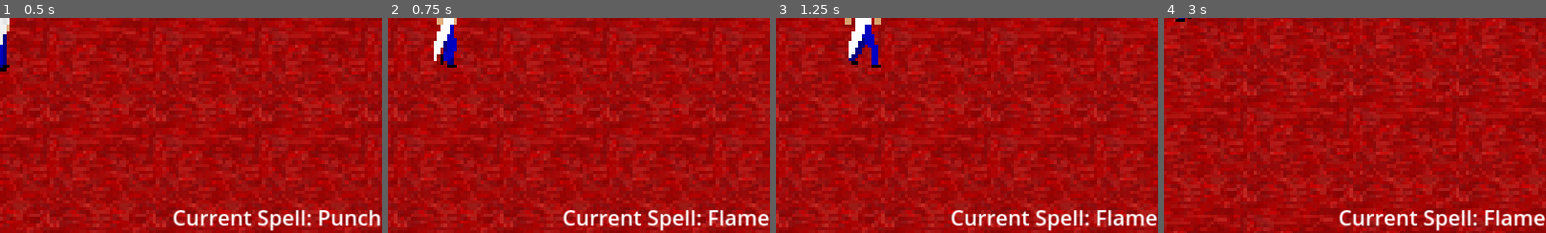
Above: before the commit, frames 1-4 (left to right).
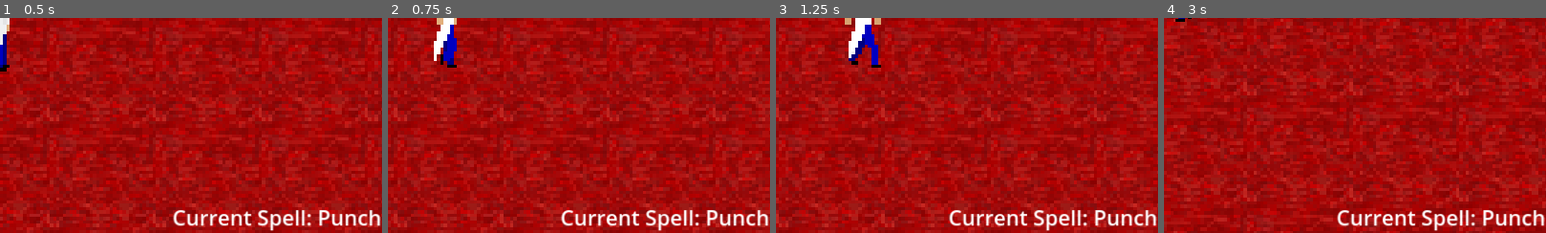
Above: after the commit, the same moments.

Repository: TheFlameFish/HawkesJam-1-Entry
Game: Godot game, scene res://Scenes/main.tscn
The game is run twice, just before and just after one commit, with the same random seed, the same clock (stepped at 60 frames per second) and the same inputs. The engine's default icon, where the game draws it, is replaced by a stand-in: a white triangle on a blue panel in a dark square.
Inputs (mouse positions are % of the whole screen's width and height, from its top left):
- Up to frame 1 (0.5 s): no input
- Up to frame 2 (0.75 s): tap Enter at 0.5 s; move the mouse to (72, 45) at 0.52 s; hold D (move_right) from 0.53 s (still down); tap Mouse wheel up (spell_next) at 0.6 s
- Up to frame 3 (1.25 s): keep holding D (move_right)
- Up to frame 4 (3 s): move the mouse to (30, 55) at 1.27 s; release D (move_right) at 1.28 s; hold S (move_down) 1.28-2.03 s; tap Mouse wheel down (spell_previous) at 1.35 s; move the mouse to (60, 28) at 2.02 s; press the mouse at (60, 28) at 2.03 s; hold D (move_right) 2.03-2.78 s; move the mouse to (45, 70) at 2.77 s; release the mouse at (45, 70) at 2.78 s; hold W (move_up) from 2.78 s (still down); tap Mouse wheel up (spell_next) at 2.85 s
The pictures show only the part of the screen within x 50-100%, y 50-100%; the shares and areas given below are measured in that part.

Frame 1 is identical in both runs. In frame 2, 2.4% of the frame differs, in the area x 45-100%, y 89-100%; in frame 3, 2.4%; in frame 4, 2.4%.

Commit message:
Mostly implemented spell selection ui (currently crashes)

Diff:
--- a/Scenes/main.tscn
+++ b/Scenes/main.tscn
@@ -14,8 +14,9 @@
 [ext_resource type="Texture2D" uid="uid://ckf0urvy84xsh" path="res://Textures/Health Bar Layer 1.png" id="12_y4byk"]
 [ext_resource type="Texture2D" uid="uid://dqydjvb4qikhi" path="res://Textures/ManaBarProgress.png" id="13_5enu5"]
 [ext_resource type="Script" path="res://Scripts/ManaBar.gd" id="14_31fjk"]
-[ext_resource type="Texture2D" uid="uid://beijdr3xo8hyv" path="res://icon.svg" id="15_5175j"]
+[ext_resource type="Texture2D" uid="uid://bb8y3dim0b3ct" path="res://Textures/Selection_Box3.png" id="15_dadcx"]
 [ext_resource type="Script" path="res://Scripts/SpellSelectionUI.gd" id="16_oscjm"]
+[ext_resource type="Texture2D" uid="uid://caqq6xhiuukt1" path="res://Textures/Box.png" id="17_m1opn"]
 
 [sub_resource type="TileSetAtlasSource" id="TileSetAtlasSource_br70j"]
 resource_name = "Flesh Floor Full"
@@ -490,7 +491,7 @@
 offset_right = 212.0
 grow_horizontal = 2
 grow_vertical = 0
-texture = ExtResource("15_5175j")
+texture = ExtResource("15_dadcx")
 script = ExtResource("16_oscjm")
 
 [node name="Control" type="Control" parent="HUD/SpellSelection"]
@@ -501,8 +502,9 @@
 anchor_right = 0.5
 anchor_bottom = 1.0
 offset_left = -212.0
-offset_top = -150.0
+offset_top = -151.0
 offset_right = 212.0
+offset_bottom = -1.0
 grow_horizontal = 2
 grow_vertical = 0
 
@@ -512,13 +514,14 @@
 anchors_preset = 4
 anchor_top = 0.5
 anchor_bottom = 0.5
-offset_left = 15.0
+offset_left = 16.0
 offset_top = -64.0
-offset_right = 143.0
-offset_bottom = 64.0
+offset_right = 48.0
+offset_bottom = -32.0
 grow_vertical = 2
+scale = Vector2(4, 4)
 mouse_default_cursor_shape = 2
-texture_normal = ExtResource("15_5175j")
+texture_normal = ExtResource("17_m1opn")
 
 [node name="Option2" type="TextureButton" parent="HUD/SpellSelection/Control"]
 texture_filter = 1
@@ -535,7 +538,8 @@
 grow_horizontal = 2
 grow_vertical = 2
 mouse_default_cursor_shape = 2
-texture_normal = ExtResource("15_5175j")
+texture_normal = ExtResource("17_m1opn")
+stretch_mode = 0
 
 [node name="Option3" type="TextureButton" parent="HUD/SpellSelection/Control"]
 texture_filter = 1
@@ -545,14 +549,15 @@
 anchor_top = 0.5
 anchor_right = 1.0
 anchor_bottom = 0.5
-offset_left = -143.0
+offset_left = -144.0
 offset_top = -64.0
-offset_right = -15.0
+offset_right = -16.0
 offset_bottom = 64.0
 grow_horizontal = 0
 grow_vertical = 2
 mouse_default_cursor_shape = 2
-texture_normal = ExtResource("15_5175j")
+texture_normal = ExtResource("17_m1opn")
+stretch_mode = 0
 
 [node name="Label" type="Label" parent="HUD/SpellSelection"]
 layout_mode = 1
@@ -568,3 +573,7 @@
 horizontal_alignment = 1
 vertical_alignment = 1
 uppercase = true
+
+[connection signal="pressed" from="HUD/SpellSelection/Control/Option1" to="HUD/SpellSelection" method="_on_option_1_pressed"]
+[connection signal="pressed" from="HUD/SpellSelection/Control/Option2" to="HUD/SpellSelection" method="_on_option_2_pressed"]
+[connection signal="pressed" from="HUD/SpellSelection/Control/Option3" to="HUD/SpellSelection" method="_on_option_3_pressed"]
--- a/Scripts/Flame.gd
+++ b/Scripts/Flame.gd
@@ -55,7 +55,6 @@
 		apply_damage()
 
 	set_range(25 * tier * (mana/50))
-	print(25 * tier * (mana/50))
 
 func apply_damage():
 	var bodies = get_overlapping_bodies()
--- a/Scripts/Punch.gd
+++ b/Scripts/Punch.gd
@@ -31,7 +31,7 @@
 	if !on_cooldown:
 		state_machine.travel("punch")
 		var potential_hits = get_overlapping_bodies()
-		print(potential_hits)
+
 
 		for object in potential_hits:
 			if object.is_in_group("PlayerDamageable") && object.has_method("take_damage"):
--- a/Scripts/SpellSelectionUI.gd
+++ b/Scripts/SpellSelectionUI.gd
@@ -1,13 +1,13 @@
 extends TextureRect
 
-signal spell_selected(spell : String, is_event : bool)
+signal spell_selected(spell : String)
 
 var spells = ["Flame"]
-var isEvent = [false]
+var tiers = [1]
 
-var button1
-var button2
-var button3
+var button1: TextureButton
+var button2: TextureButton
+var button3: TextureButton
 
 var button1_spell
 var button2_spell
@@ -16,9 +16,17 @@
 var normal_pos = Vector2(364,468)
 var vanish_pos = Vector2(364,664)
 
+var random = RandomNumberGenerator.new()
+
 func _ready():
 	visible = false
 	position = vanish_pos
+
+	button1 = $Control/Option1
+	button2 = $Control/Option2
+	button3 = $Control/Option3
+
+
 
 func vanish():
 	var tween = get_tree().create_tween()
@@ -30,5 +38,36 @@
 	var tween = get_tree().create_tween()
 	tween.tween_property(self,"position",normal_pos,0.3).set_trans(Tween.TRANS_SINE)
 
-func updateButton(button : TextureButton, spell : String):
-	pass
+func setup(available_spells: Array,available_spells_tiers: Array):
+	spells = available_spells
+	tiers = available_spells_tiers
+
+	random.randomize()
+
+	button1_spell = random.randi_range(0, (spells.size() - 1))
+	updateButton(button1,spells[button1_spell],tiers[button1_spell])
+
+	button2_spell = random.randi_range(0, (spells.size() - 1))
+	updateButton(button2,spells[button2_spell],tiers[button2_spell])
+
+	button3_spell = random.randi_range(0, (spells.size() - 1))
+	updateButton(button3,spells[button3_spell],tiers[button3_spell])
+
+
+func updateButton(button : TextureButton, spell : String, tier : int):
+	if (spell == "Flame"):
+		button.texture_normal = ResourceLoader.load("res://Textures/spell_icons/Flame_Icon.png")
+		button.tooltip_text = "Active Spell : Tier " + str(tier) + "
+			Holding down the mouse produces a flame that deals damage in a cone.
+			The range and damage is based on tier and mana."
+
+
+
+func _on_option_1_pressed():
+	spell_selected.emit(spells[button1_spell])
+
+func _on_option_2_pressed():
+	spell_selected.emit(spells[button2_spell])
+
+func _on_option_3_pressed():
+	spell_selected.emit(spells[button3_spell])
--- a/Scripts/Wand.gd
+++ b/Scripts/Wand.gd
@@ -1,23 +1,26 @@
 extends Node2D
 
-var obtainedSpells = ["Punch","Flame"]
-var tiers = [0,1]
+var obtainedSpells = ["Punch"]
+var tiers = [1]
+var max_tiers = [1]
 
 var currentSpell = "Punch"
 var currentSpellIndex = 0
 
-var punch_spell
-var flame_spell
+var player : CharacterBody2D
+var punch_spell : Area2D
+var flame_spell : Area2D
 
 # Called when the node enters the scene tree for the first time.
 func _ready():
 	punch_spell = $Punch
 	flame_spell = $Flame
-
+	player = $"../.."
 
 # Called every frame. 'delta' is the elapsed time since the previous frame.
 func _process(delta):
 	check_inputs()
+	player.obtained_spells = obtainedSpells
 
 func check_inputs():
 	if Input.is_action_just_released("spell_next"):
@@ -62,3 +65,48 @@
 	elif currentSpell == "Flame":
 		flame_spell.equipped = true
 		flame_spell.tier = tiers[currentSpellIndex]
+
+func get_maxed_spells() -> Array:
+	var maxed_spells : Array = []
+	var index = 0
+	for spell in obtainedSpells:
+		if tiers[index] >= max_tiers[index]:
+			maxed_spells.append(spell)
+		index += 1
+	return maxed_spells
+
+func get_spells_next_tiers(spells):
+	var index = 0
+	var next_tiers : Array = []
+	for spell in spells:
+		var spell_index = obtainedSpells.find(spell)
+		if spell_index != -1:
+			next_tiers.append(tiers[spell_index]+1)
+		else:
+			next_tiers.append(1)
+		index += 1
+	return next_tiers
+
+func add_spell(spell, max_tier):
+	obtainedSpells.append(spell)
+	max_tiers.append(max_tier)
+	tiers.append(1)
+
+func upgrade_spell(spell):
+	tiers[obtainedSpells.find(spell)] += 1
+
+static func subtract(a: Array, b: Array) -> Array:
+	var result := []
+	var bag := {}
+	for item in b:
+		if not bag.has(item):
+			bag[item] = 0
+		bag[item] += 1
+	for item in a:
+		if bag.has(item):
+			bag[item] -= 1
+			if bag[item] == 0:
+				bag.erase(item)
+		else:
+			result.append(item)
+	return result
--- a/Scripts/main.gd
+++ b/Scripts/main.gd
@@ -3,6 +3,11 @@
 var wave = 0
 var enemies_remaining
 var immune_remaining
+
+var available_spells
+var available_spells_tiers
+var spells = ["Punch","Flame"]
+var spell_maximums = [1,3]
 
 @export var upper_bound = -100
 @export var lower_bound = 350
@@ -13,6 +18,7 @@
 var immune = preload("res://Scenes/immune_cell.tscn")
 
 var player
+var spell_selection_ui
 var wave_label
 var enemies_label
 var immune_label
@@ -22,6 +28,7 @@
 # Called when the node enters the scene tree for the first time.
 func _ready():
 	player = $Player
+	spell_selection_ui = $HUD/SpellSelection
 	wave_label = $HUD/WaveLabel
 	enemies_label = $HUD/WaveLabel/EnemiesLabel
 	immune_label = $HUD/WaveLabel/ImmuneLabel
@@ -36,6 +43,7 @@
 	immune_remaining = get_tree().get_nodes_in_group("Immune").size()
 
 	if enemies_remaining == 0 && wave != 0:
+		await spell_selection()
 		start_wave()
 
 	wave_label.text = "Wave " + str(wave)
@@ -87,3 +95,37 @@
 	random.randomize()
 	node.health = round(random.randf_range(5+(wave/11),15+(wave/4)))
 	print("Immune cell given health: " + str(node.health))
+
+func spell_selection():
+	print("Spell Selection Begin")
+	available_spells = subtract(spells,player.get_maxed_spells())
+	print(player.get_maxed_spells())
+	available_spells_tiers = player.get_spells_next_tiers(available_spells)
+
+
+	spell_selection_ui.setup(available_spells, available_spells_tiers)
+	spell_selection_ui.appear()
+
+	var selected_spell = await spell_selection_ui.spell_selected
+	var selected_spell_index = spells.find(selected_spell)
+
+	player.add_spell(selected_spell,spell_maximums[selected_spell_index])
+
+	spell_selection_ui.vanish()
+	print("Spell Selection End")
+
+static func subtract(a: Array, b: Array) -> Array:
+	var result := []
+	var bag := {}
+	for item in b:
+		if not bag.has(item):
+			bag[item] = 0
+		bag[item] += 1
+	for item in a:
+		if bag.has(item):
+			bag[item] -= 1
+			if bag[item] == 0:
+				bag.erase(item)
+		else:
+			result.append(item)
+	return result
--- a/Scripts/player.gd
+++ b/Scripts/player.gd
@@ -10,17 +10,19 @@
 var animator
 var sprite
 var state_machine
+var wand : Node2D
 
 var shield = 0
 var health = 3
 var mana = 0
 var current_spell
-var obtained_spells
+var obtained_spells : Array
 
 func _ready():
 	animator = $Sprite/PlayerAnimation
 	sprite = $Sprite
 	state_machine = $AnimationTree.get("parameters/playback")
+	wand = $Sprite/Wand
 
 func _process(delta):
 	current_spell = $Sprite/Wand.currentSpell
@@ -62,3 +64,24 @@
 	tween.tween_property($Sprite,"modulate",Color.WHITE,0.2)
 	#print("Health: " + str(health))
 	#print("Shield: " + str(shield))
+
+func get_maxed_spells() -> Array:
+	return wand.get_maxed_spells()
+
+func get_spells_next_tiers(spells : Array):
+	return wand.get_spells_next_tiers(spells)
+
+func add_spells(spells : Array, maximums : Array):
+	var index = 0
+	for spell in spells:
+		if obtained_spells.has(spell):
+			wand.upgrade_spell(spell)
+		else:
+			wand.add_spell(spell,maximums[index])
+		index += 1
+
+func add_spell(spell, maximum_tier):
+	if obtained_spells.has(spell):
+		wand.upgrade_spell(spell)
+	else:
+		wand.add_spell(spell,maximum_tier)
Not shown: 1 places in Scenes/main.tscn that only renumber resources
Binary file added: Textures/Box.aseprite
Binary file added: Textures/Box.png
Not shown, added: Textures/Box.png.import
Binary file added: Textures/Flame_Icon.aseprite
Binary file added: Textures/Selection_Box.aseprite
Binary file added: Textures/Selection_Box.png
Not shown, added: Textures/Selection_Box.png.import
Binary file added: Textures/Selection_Box2.aseprite
Binary file added: Textures/Selection_Box2.png
Not shown, added: Textures/Selection_Box2.png.import
Binary file added: Textures/Selection_Box3.aseprite
(and 4 more such lines)
